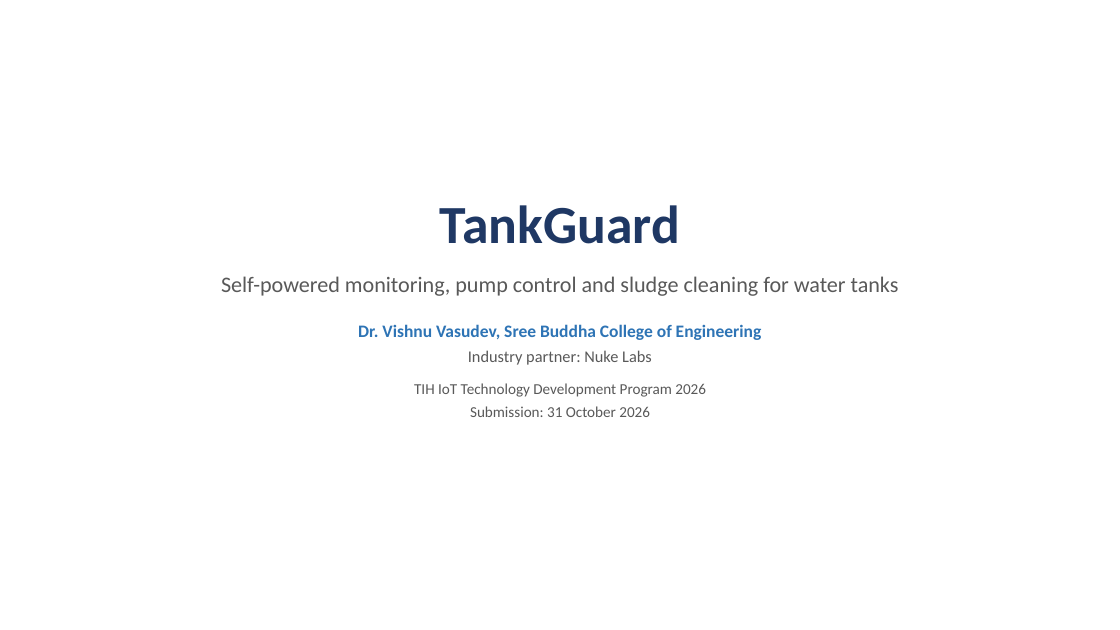
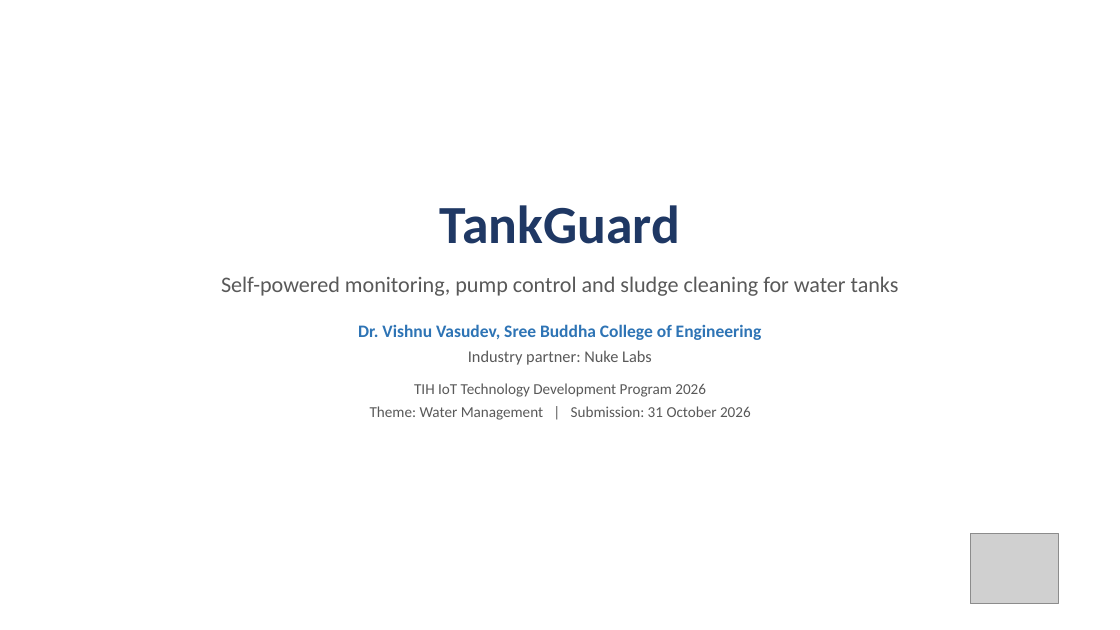
Before and after one commit to adithya-in/tankguard, a slide deck: slide 1 of docs/office/TankGuard_Presentation.pptx. Drawn at 1120x630 pixels with LibreOffice and Linux fonts; fonts in the diff are those of the drawing; grey boxes stand for pictures; background and template pictures are left out. Boxes give left, top, right and bottom in pixels: in the first picture for what was removed or moved away, otherwise in the second. Text is boxed around its words. In the diff, an @@ line names an element or a change of style, - is before the commit and + after.

Commit message:
docs(office): add the institute logos, set the Water Management theme, and make costs GST-inclusive
The cover now carries the TIH and IIT Bombay marks with the foundation's contact strip, composed into one band and placed in the first-page footer so Word renders it reliably.

The theme field reads Water Management. The history section is now a 185-word review of five prior studies: tank monitoring on ESP32 and ESP8266, and the Gazebo-only cleaning robot. The objectives open with an 81-word statement of the gap against that work.

Every cost line is now labelled inclusive of GST, in the proposal, the deck and the workbook.

```diff
--- a/docs/office/TankGuard_Presentation.pptx
+++ b/docs/office/TankGuard_Presentation.pptx
@@ text at <box>370,406,751,420</box>: text changed @@
-Submission: 31 October 2026
+Theme: Water Management | Submission: 31 October 2026
@@ picture added at <box>970,534,1059,604</box> @@
```
Also in this commit, not shown: 2 other slides changed, 7 other files.
